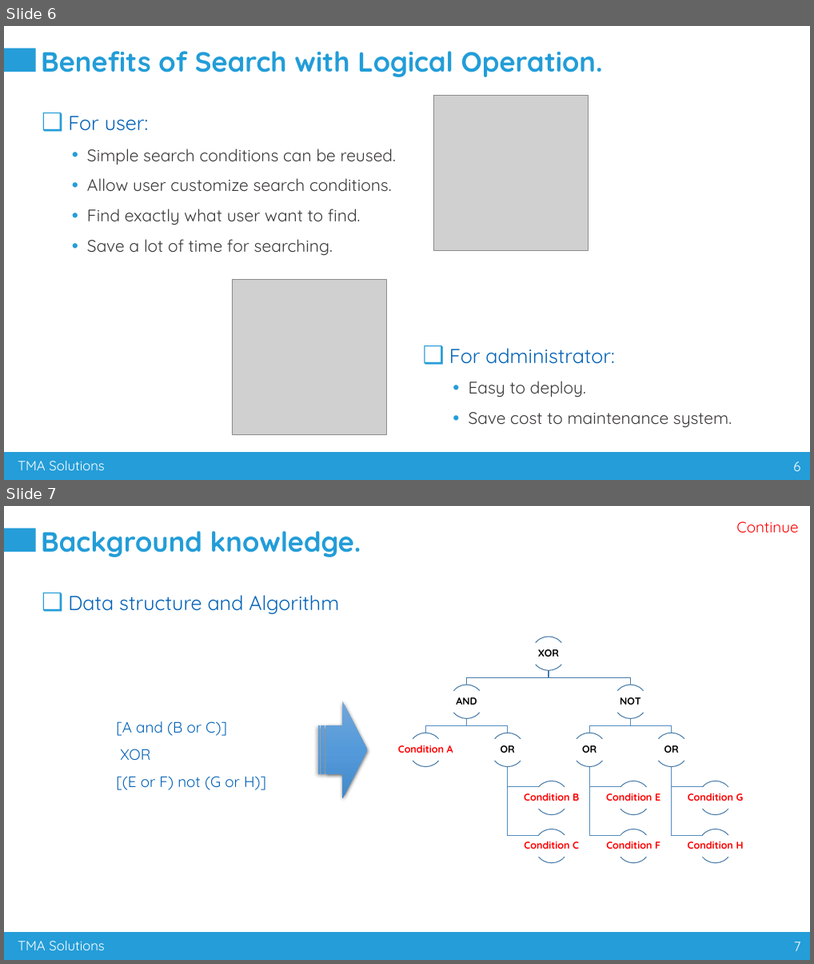
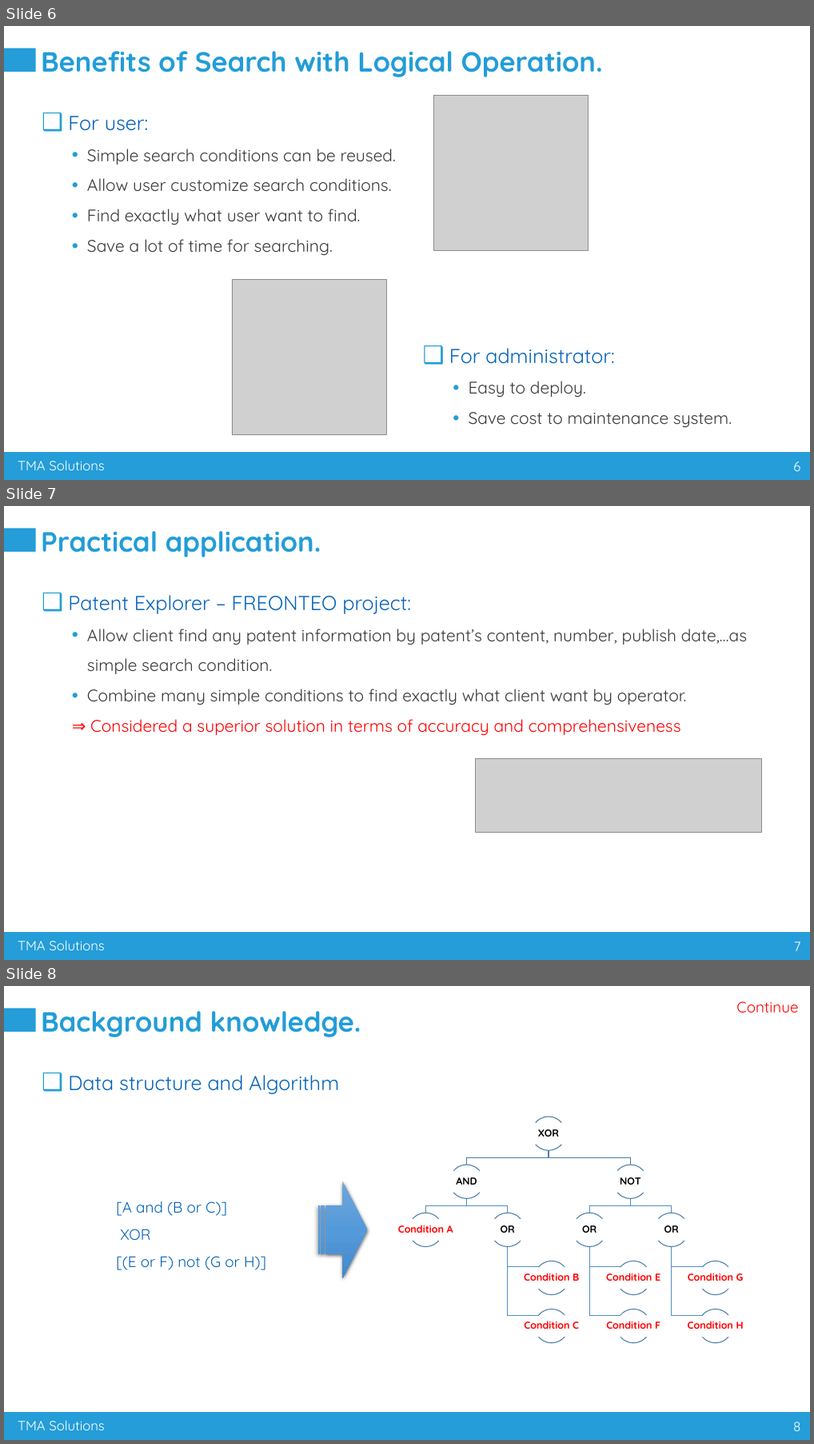
Before and after one commit to ChickenKFC/tma-promotion-2017, a slide deck: Slide/Search With Logical Operation.pptx. Shown one above the other, each under a label of ours: slides 6 and 7 before the commit, slides 6, 7 and 8 after it. The pictures are 814x964 and 814x1444 pixels, drawn with LibreOffice and Linux fonts; fonts in the diff are those of the drawing; grey boxes stand for pictures. Boxes give left, top, right and bottom in pixels: in the first picture for what was removed or moved away, otherwise in the second. Text is boxed around its words. In the diff, an @@ line names an element or a change of style, - is before the commit and + after.

Commit message:
Slides & Remove Unneccessary Project
Update Slide, Remove HistorySearchControl

```diff
--- a/Slide/Search With Logical Operation.pptx
+++ b/Slide/Search With Logical Operation.pptx
@@ slide 7 added at (4, 506, 810, 960), background #FFFFFF; not listed: 4 template elements that a slide beside it also shows @@
@@ title added at (41, 531, 322, 557), 33 pt, text #229DD8, bold @@
+Practical application.
@@ text added at (68, 595, 747, 735), 20 pt, text #3B3838 @@
+❑ Patent Explorer – FREONTEO project:
+  • Allow client find any patent information by patent’s content, number, publish date,…as simple search condition.
+  • Combine many simple conditions to find exactly what client want by operator.
+  ⇒ Considered a superior solution in terms of accuracy and comprehensiveness
@@ picture added at (476, 758, 762, 832) @@
@@ what was slide 7 is now slide 8 @@
@@ page number at (794, 1421, 801, 1431): text changed @@
-7
+8
```
Also in this commit, not shown: 3 slides changed, 1 other slide added, 30 other files.
